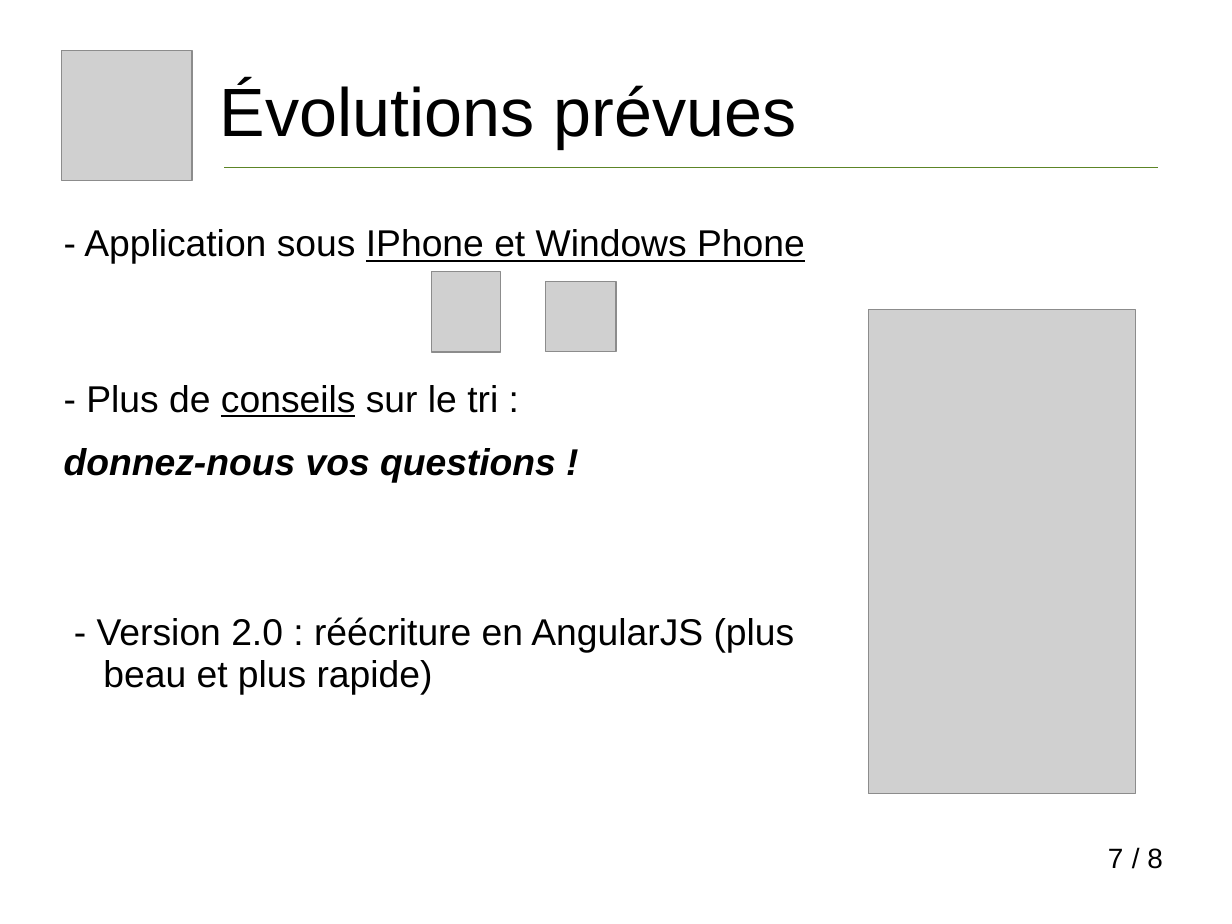
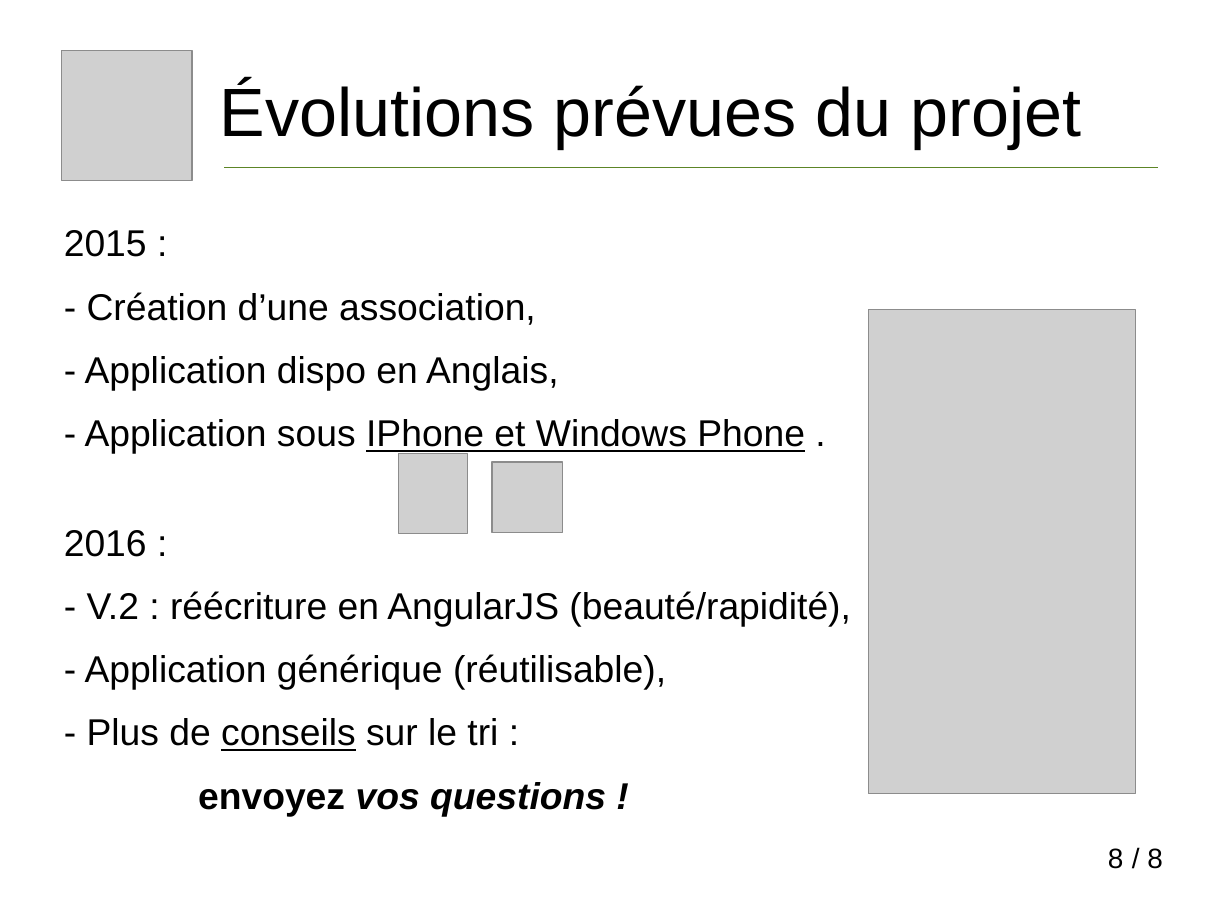
Before and after one commit to vivreanantes/VivreANantes_Complements, a slide deck: slide 8 of doc/Presentation_Mieux_Trier_A_Nantes.ppt (slide 7 before the commit). Drawn at 1232x924 pixels with LibreOffice and Linux fonts; fonts in the diff are those of the drawing; grey boxes stand for pictures. Boxes give left, top, right and bottom in pixels: in the first picture for what was removed or moved away, otherwise in the second. Text is boxed around its words. In the diff, an @@ line names an element or a change of style, - is before the commit and + after.

Commit message:
Bascule anglais

```diff
--- a/doc/Presentation_Mieux_Trier_A_Nantes.ppt
+++ b/doc/Presentation_Mieux_Trier_A_Nantes.ppt
@@ text at <box>220,82,1081,149</box>: text changed @@
-Évolutions prévues
+Évolutions prévues du projet
@@ text at <box>64,230,850,690</box>: text changed @@
-- Application sous IPhone et Windows Phone
+2015 :
+- Création d’une association,
+- Application dispo en Anglais,
+- Application sous IPhone et Windows Phone .
+2016 :
+- V.2 : réécriture en AngularJS (beauté/rapidité),
+- Application générique (réutilisable),
@@ picture: place and size @@
-picture at <box>432,272,501,352</box>
+picture at <box>398,454,467,534</box>
@@ picture: place and size @@
-picture at <box>546,282,616,352</box>
+picture at <box>492,462,562,532</box>
@@ text at <box>87,718,498,751</box>: indent changed @@
@@ text at <box>198,782,606,817</box>: text changed; bold on; italic on @@
-donnez-nous vos questions !
-- Version 2.0 : réécriture en AngularJS (plus beau et plus rapide)
+envoyez vos questions !
@@ page number at <box>1108,848,1124,869</box>: text changed @@
-7
+8
```
Also in this commit, not shown: 4 other slides changed, 1 slide added, 8 other files.
